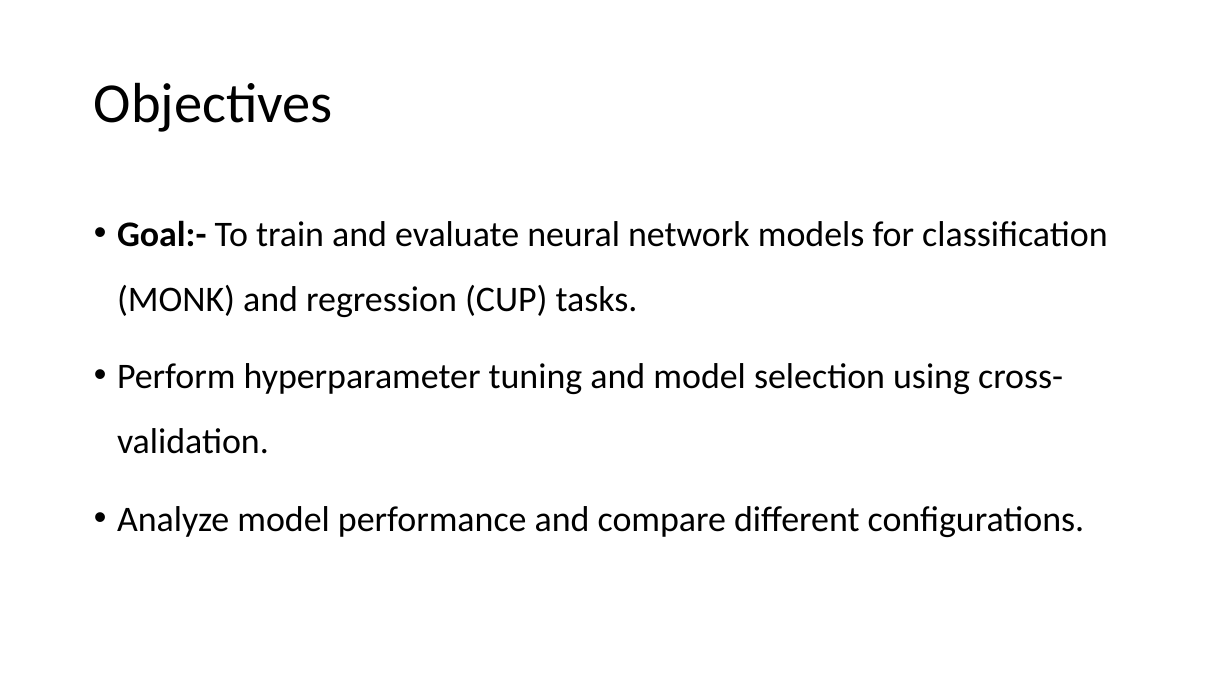
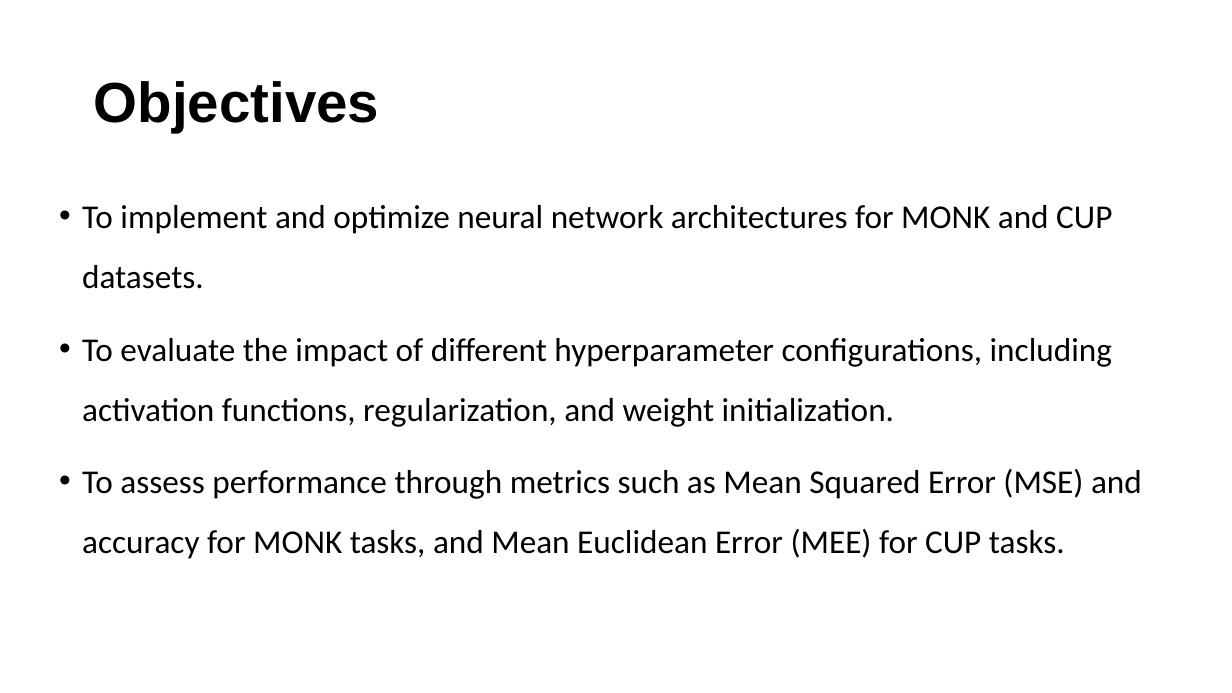
Before and after one commit to Tsion-Ketema/Machine_learning_project_2024, a slide deck: slide 2 of report_slide.pptx. Drawn at 1232x693 pixels with LibreOffice and Linux fonts; fonts in the diff are those of the drawing. Boxes give left, top, right and bottom in pixels: in the first picture for what was removed or moved away, otherwise in the second. Text is boxed around its words. In the diff, an @@ line names an element or a change of style, - is before the commit and + after.

```diff
--- a/report_slide.pptx
+++ b/report_slide.pptx
@@ title "Objectives" at [94, 81, 379, 132]: font Calibri to Arial, bold on @@
@@ text at [82, 205, 1142, 559]: text changed; size 28 to 25.9 pt @@
-• Goal:- To train and evaluate neural network models for classification (MONK) and regression (CUP) tasks.
-• Perform hyperparameter tuning and model selection using cross-validation.
-• Analyze model performance and compare different configurations.
+• To implement and optimize neural network architectures for MONK and CUP datasets.
+• To evaluate the impact of different hyperparameter configurations, including activation functions, regularization, and weight initialization.
+• To assess performance through metrics such as Mean Squared Error (MSE) and accuracy for MONK tasks, and Mean Euclidean Error (MEE) for CUP tasks.
```
Also in this commit, not shown: 7 other slides changed, 8 slides added, 3 slides removed, 56 other files.
